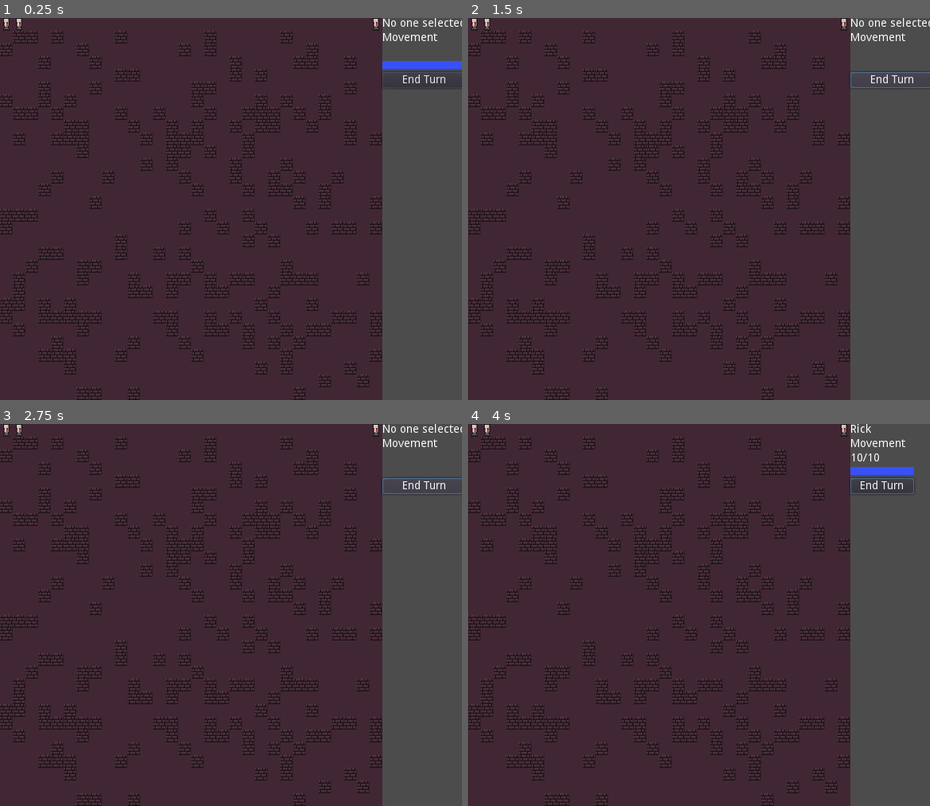
Above: before the commit, frames 1-4 (two rows, left to right).
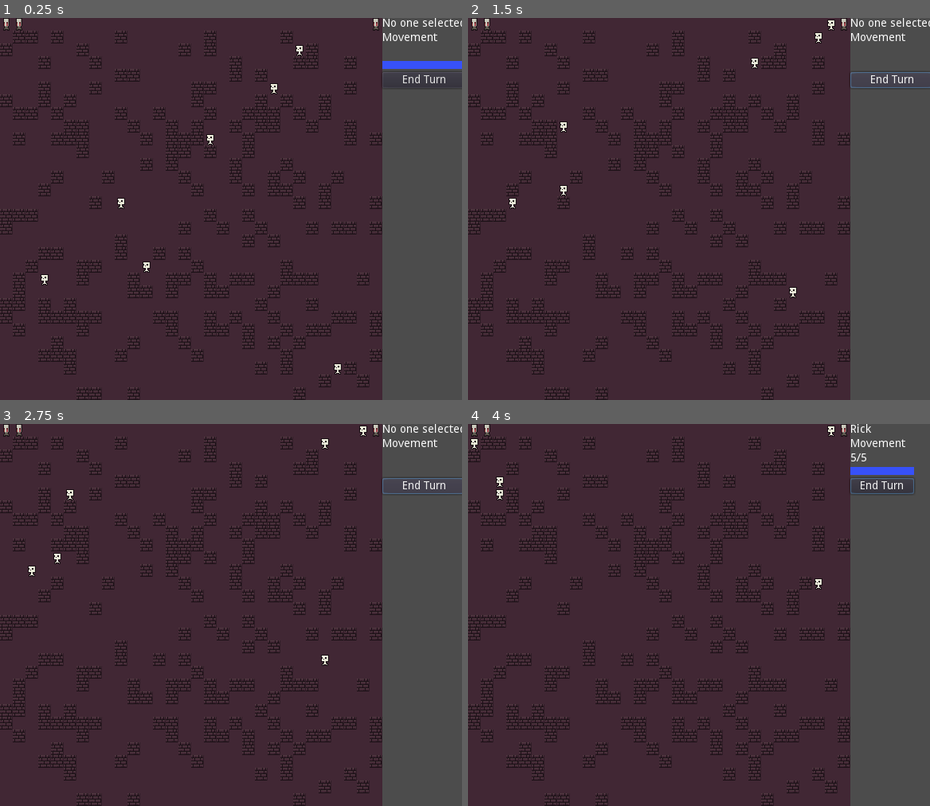
Above: after the commit, the same moments.

Repository: dyerw/ad-infernum
Game: Godot game, scene res://Game.tscn
The game is run twice, just before and just after one commit, with the same random seed, the same clock (stepped at 60 frames per second) and the same inputs.
Inputs (mouse positions are in pixels of both pictures, inside the frame that each line leads up to):
- Up to frame 1 (0.25 s): no input
- Up to frame 2 (1.5 s): click "End Turn" at 0.5 s; click "End Turn" at 1.25 s
- Up to frame 3 (2.75 s): click "End Turn" at 2 s
- Up to frame 4 (4 s): tap Enter at 2.75 s; move the mouse to (472, 431) at 2.77 s; click (472, 431) at 2.92 s; tap Space at 3.5 s; move the mouse to (486, 431) at 3.52 s; click (486, 431) at 3.67 s

The runs differ from the first frame. In frame 1, 0.3% of the frame differs, in the area x 8-74%, y 7-94%; in frame 2, 0.3%; in frame 3, 0.3%; in frame 4, 0.3%.

Commit message:
Skeletons chase you around

Diff:
--- a/Game.gd
+++ b/Game.gd
@@ -8,13 +8,15 @@
 var astar
 var selected_entity
 var entities = []
+var enemy_entities = []
 var unit_display
 
-var _path_tile_indicator_ponts = PoolVector2Array([])
+var _path_tile_indicator_points = PoolVector2Array([])
 var _path_tile_indicators = []
 
 onready var DungeonMap = get_node("DungeonMap")
 onready var Entity = preload("res://scenes/Entity.tscn")
+onready var EnemyEntity = preload("res://scenes/EnemyEntity.tscn")
 onready var TileIndicator = preload("res://scenes/TileIndicator.tscn")
 onready var UnitDisplay = preload("res://scenes/UnitDisplay.tscn")
 
@@ -68,7 +70,7 @@
 func delete_movement_path() -> void:
 	for ti in _path_tile_indicators:
 		remove_child(ti)
-	_path_tile_indicator_ponts = PoolVector2Array([])
+	_path_tile_indicator_points = PoolVector2Array([])
 	_path_tile_indicators = []
 
 func redraw_movement_path(path: PoolVector2Array, distance: int) -> void:
@@ -89,8 +91,8 @@
 				Vector2(selected_entity.gridX, selected_entity.gridY),
 				map_position
 			)
-			if not path == _path_tile_indicator_ponts:
-				_path_tile_indicator_ponts = path
+			if not path == _path_tile_indicator_points:
+				_path_tile_indicator_points = path
 				redraw_movement_path(path, selected_entity.current_movement_points)
 
 	if event is InputEventMouseButton \
@@ -116,9 +118,26 @@
 
 func _add_player_unit(x, y, name):
 	var e = Entity.instance()
-	e.init(x, y, 10, name)
+	e.init(x, y, name)
 	add_child(e)
 	return e
+
+func _add_enemy_unit(x, y, name):
+	var e = EnemyEntity.instance()
+	e.init(x, y, name)
+	add_child(e)
+	return e
+
+func get_path_to_nearest_player_unit(pos: Vector2) -> PoolVector2Array:
+	var min_distance = 9999
+	var closest_path = null
+	for entity in entities:
+		var path = get_vector_path(pos, Vector2(entity.gridX, entity.gridY))
+		if path.size() < min_distance:
+			closest_path = path
+			min_distance = path.size()
+
+	return closest_path
 
 func _ready():
 	OS.set_window_size(Vector2(16 * map_width + 100, 16 * map_height))
@@ -135,6 +154,12 @@
 	entities.push_back(_add_player_unit(1, 0, "Rick"))
 	entities.push_back(_add_player_unit(29, 0, "Stan"))
 
+	for i in range(10):
+		var x = randi() % map_width
+		var y = randi() % map_height
+		if  not is_entity_at_position(Vector2(x, y)) and MapGenUtil.is_passable(map[x][y]):
+			enemy_entities.push_back(_add_enemy_unit(x, y, "Skeleton"))
+
 func _deselect_entity():
 	delete_movement_path()
 	selected_entity = null
@@ -149,5 +174,7 @@
 
 func end_turn_button_pressed():
 	_deselect_entity()
+	for entity in enemy_entities:
+		entity.end_turn()
 	for entity in entities:
 		entity.end_turn()
--- /dev/null
+++ b/scenes/EnemyEntity.gd
@@ -0,0 +1,15 @@
+extends "res://scenes/Entity.gd"
+
+func _init():
+	max_movement_points = 3
+
+func on_click():
+	pass
+
+func end_turn():
+	var target_path = get_parent().get_path_to_nearest_player_unit(Vector2(self.gridX, self.gridY))
+	target_path.remove(target_path.size() - 1)
+	print(target_path)
+	if target_path.size() > 0:
+		.move_along_path(target_path)
+	.end_turn()
--- /dev/null
+++ b/scenes/EnemyEntity.tscn
@@ -0,0 +1,10 @@
+[gd_scene load_steps=3 format=2]
+
+[ext_resource path="res://scenes/Entity.tscn" type="PackedScene" id=1]
+[ext_resource path="res://scenes/EnemyEntity.gd" type="Script" id=2]
+
+[node name="EnemyEntity" instance=ExtResource( 1 )]
+script = ExtResource( 2 )
+
+[node name="EntitySprite" parent="ClickableArea2D" index="0"]
+region_rect = Rect2( 0, 96, 16, 16 )
--- a/scenes/Entity.gd
+++ b/scenes/Entity.gd
@@ -6,14 +6,13 @@
 var id
 
 var current_movement_points
-var max_movement_points
+var max_movement_points = 5
 
-func init(x, y, max_move, _display_name):
+func init(x, y, _display_name):
 	gridX = x
 	gridY = y
 	display_name = _display_name
-	current_movement_points = max_move
-	max_movement_points = max_move
+
 
 func move_along_path(path: PoolVector2Array):
 	if current_movement_points == 0:
@@ -41,4 +40,5 @@
 	current_movement_points = max_movement_points
 
 func _ready():
+	current_movement_points = max_movement_points
 	_move(gridX, gridY)
